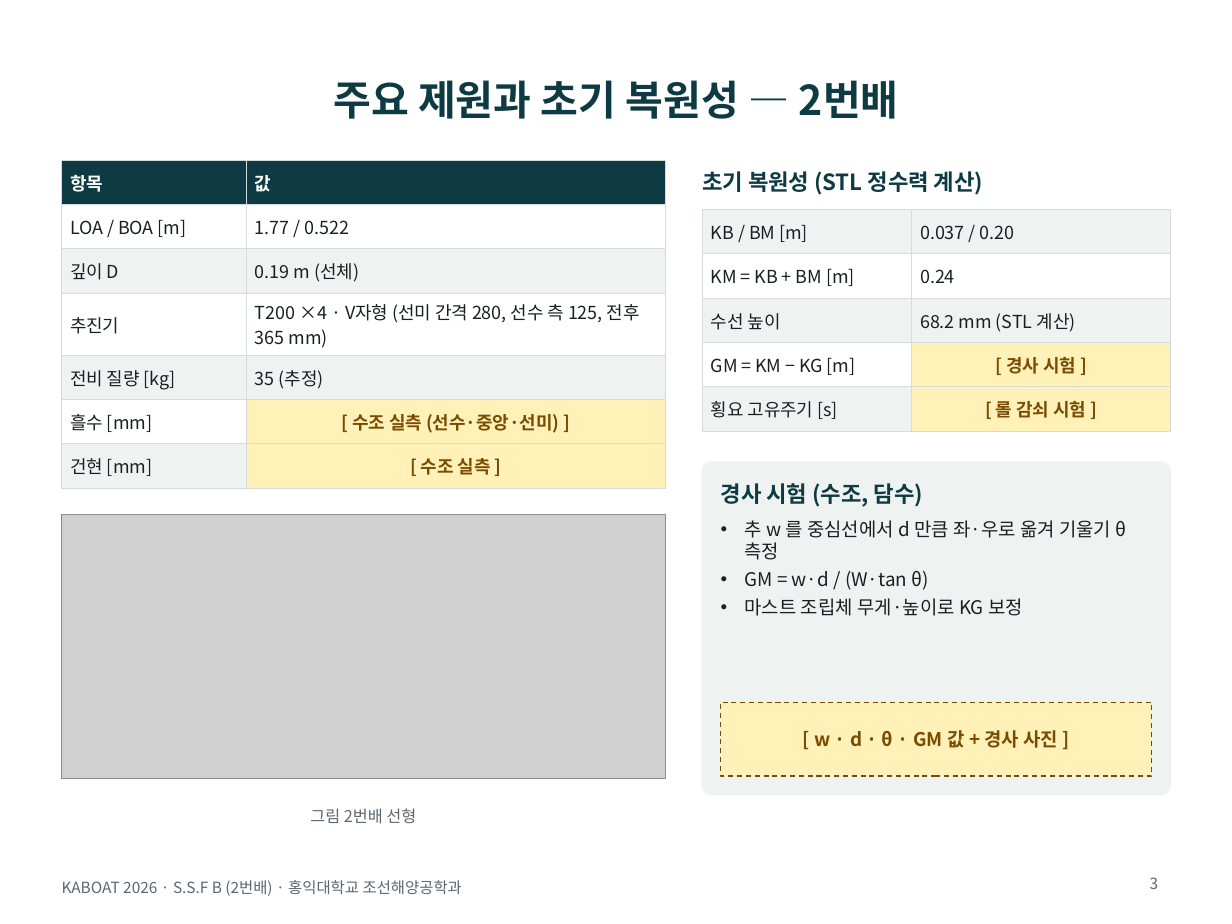
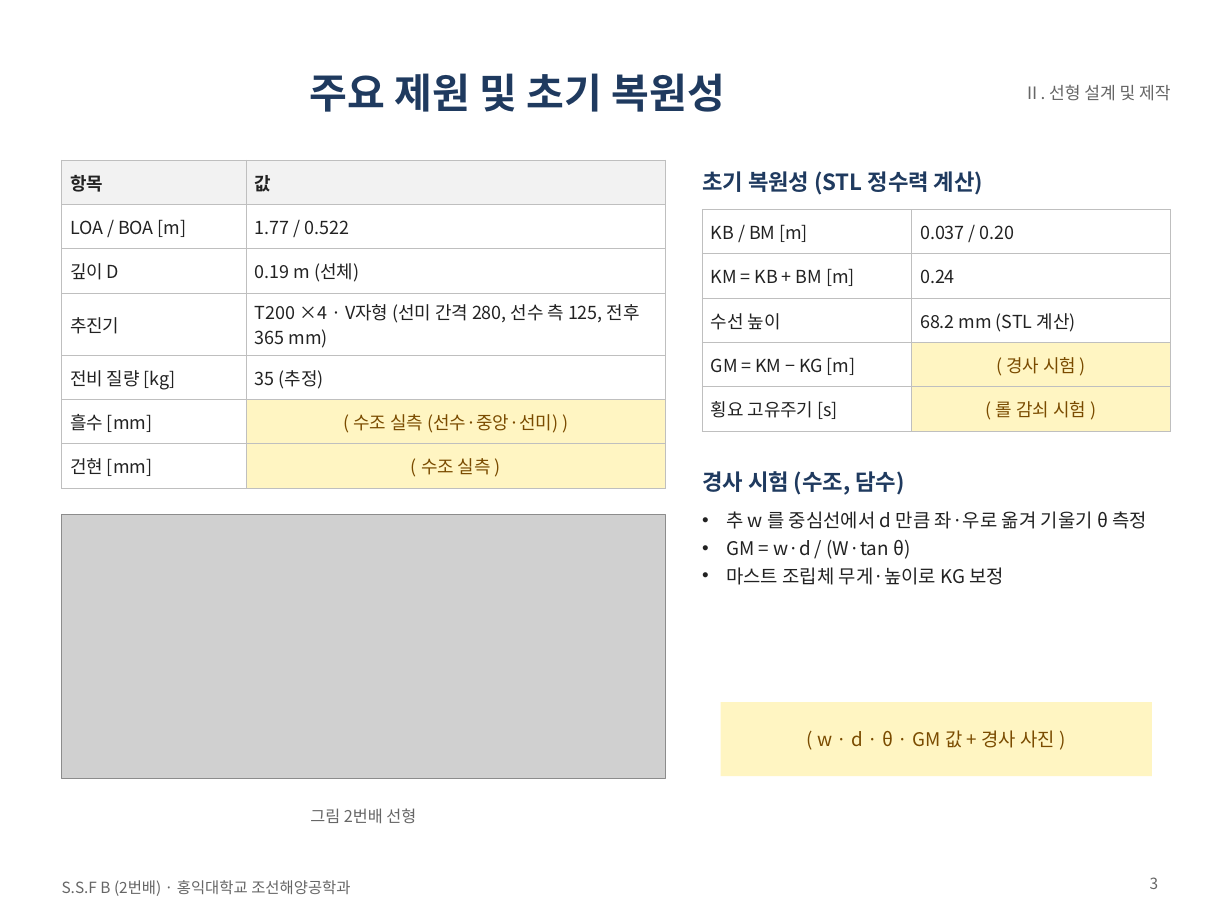
Before and after one commit to unmatsutake377-rgb/ros2_ws, a slide deck: slide 3 of docs/전달용/보고서_분담/발표자료_SSF_B.pptx. Drawn at 1232x924 pixels with LibreOffice and Linux fonts; fonts in the diff are those of the drawing; grey boxes stand for pictures. Boxes give left, top, right and bottom in pixels: in the first picture for what was removed or moved away, otherwise in the second. Text is boxed around its words. In the diff, an @@ line names an element or a change of style, - is before the commit and + after.

```diff
--- a/docs/전달용/보고서_분담/발표자료_SSF_B.pptx
+++ b/docs/전달용/보고서_분담/발표자료_SSF_B.pptx
@@ title at bbox=[310, 73, 725, 112]: text changed; text colour #0E3B43 to #1F3A5F @@
-주요 제원과 초기 복원성 — 2번배
+주요 제원 및 초기 복원성
@@ text added at bbox=[1024, 85, 1170, 101], 10 pt, text #666666 @@
+Ⅱ. 선형 설계 및 제작
@@ table at bbox=[62, 160, 665, 480] @@
-row 6, column 2: [ 수조 실측 (선수·중앙·선미) ]
+row 6, column 2: ( 수조 실측 (선수·중앙·선미) )
-row 7, column 2: [ 수조 실측 ]
+row 7, column 2: ( 수조 실측 )
@@ fill #0E3B43 to #F2F2F2 in row 1 @@
@@ fill #EEF3F2 to none in 5 cells @@
@@ fill #FFF1B8 to #FFF5C2 in 2 cells @@
@@ text colour #FFFFFF to #222222 in "항목", "값" @@
@@ text colour #1B1F23 to #222222 in "LOA / BOA [m]", "1.77 / 0.522", "깊이 D", "0.19 m (선체)" and 6 more places @@
@@ borders changed @@
@@ text "초기 복원성 (STL 정수력 계산)" at bbox=[702, 171, 983, 195]: text colour #0E3B43 to #1F3A5F @@
@@ table at bbox=[702, 209, 1170, 423] @@
-row 4, column 2: [ 경사 시험 ]
+row 4, column 2: ( 경사 시험 )
-row 5, column 2: [ 롤 감쇠 시험 ]
+row 5, column 2: ( 롤 감쇠 시험 )
@@ fill #EEF3F2 to none in 5 cells @@
@@ fill #FFF1B8 to #FFF5C2 in 2 cells @@
@@ text colour #1B1F23 to #222222 in "KB / BM [m]", "0.037 / 0.20", "KM = KB + BM [m]", "0.24" and 4 more places @@
@@ borders changed @@
@@ text "경사 시험 (수조, 담수)" at bbox=[702, 471, 904, 495]: text colour #0E3B43 to #1F3A5F @@
@@ text "경사 시험 (수조, 담수)": place and size @@
-text "경사 시험 (수조, 담수)" at bbox=[721, 483, 923, 507]
+text "경사 시험 (수조, 담수)" at bbox=[702, 471, 904, 495]
@@ rounded rectangle removed at bbox=[702, 462, 1170, 795] @@
@@ text "추 w 를 중심선에서 d ...": place and size @@
-text "추 w 를 중심선에서 d ..." at bbox=[745, 520, 1127, 616]
+text "추 w 를 중심선에서 d ..." at bbox=[726, 511, 1147, 585]
@@ text "추 w 를 중심선에서 d ..." at bbox=[726, 511, 1147, 585]: text colour #1B1F23 to #222222 @@
@@ rectangle "( w · d · ..." at bbox=[721, 702, 1152, 776]: fill #FFF1B8 to #FFF5C2; outline #7A4B00 0.75 pt dashed to none @@
@@ text in rectangle at bbox=[817, 730, 1055, 748]: text changed; bold off @@
-[ w · d · θ · GM 값 + 경사 사진 ]
+( w · d · θ · GM 값 + 경사 사진 )
@@ text at bbox=[62, 880, 350, 896]: text changed; text colour #5B6770 to #666666 @@
-KABOAT 2026 · S.S.F B (2번배) · 홍익대학교 조선해양공학과
+S.S.F B (2번배) · 홍익대학교 조선해양공학과
```
Also in this commit, not shown: 11 other slides changed, 2 other files.
